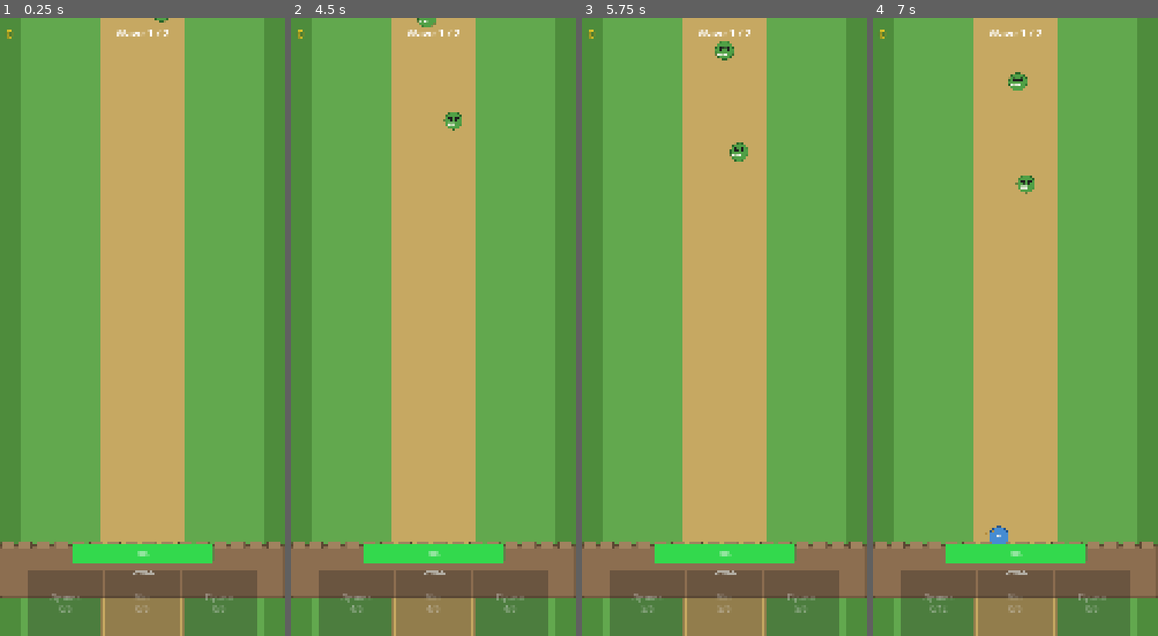
Above: before the commit, frames 1-4 (left to right).
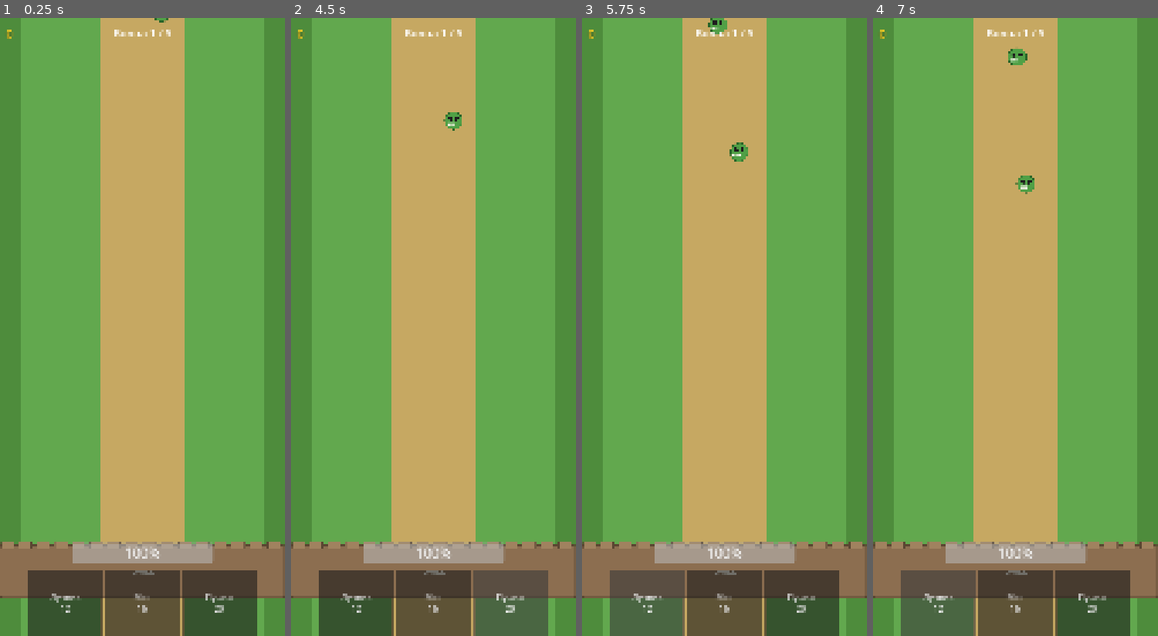
Above: after the commit, the same moments.

Repository: snowydad/MTD
Game: Godot game, scene res://src/scenes/main.tscn
Two runs of this game, one before a commit and one after it. Both use one fixed random seed, a clock stepped at 60 frames per second and the inputs below.
Inputs (mouse positions are in pixels of both pictures, inside the frame that each line leads up to):
- Up to frame 1 (0.25 s): no input
- Up to frame 2 (4.5 s): click (356, 605) at 0.5 s, where only the run after the commit has a clickable "Лучник 12"; click (433, 605) at 1.25 s, where only the run after the commit has a clickable "Маг 16"; click (510, 605) at 2 s, where only the run after the commit has a clickable "Пушка 20"; click (356, 605) at 2.75 s, where only the run after the commit has a clickable "Лучник 12"; click (433, 605) at 3.5 s, where only the run after the commit has a clickable "Маг 16"; click (510, 605) at 4.25 s, where only the run after the commit has a clickable "Пушка 20"
- Up to frame 3 (5.75 s): click (647, 605) at 5 s, where only the run after the commit has a clickable "Лучник 12"
- Up to frame 4 (7 s): click (1015, 605) at 5.75 s, where only the run after the commit has a clickable "Маг 16"; click "Лучник 6" (after the commit: "Лучник 12") at 6.5 s

The runs differ from the first frame. In frame 1, 10% of the frame differs, in the area x 9-91%, y 1-100%; in frame 2, 7.5%; in frame 3, 7.7%; in frame 4, 7.9%.
Error after the commit: Parse Error: Static function "booster_bonus()" not found in base "GameData". (res://src/scripts/main.gd:80)

Commit message:
Boosters(perks) added

Diff:
--- a/assets/data/waves.csv
+++ b/assets/data/waves.csv
@@ -1,7 +1,7 @@
 wave,name,subwave,type,delay,count,interval,spawn_x_min,spawn_x_max
 1,Wave 1,1.1,goblin,0,4,4,460,660
-1,Wave 1,1.2,goblin,19,4,4,45,1080
-1,Wave 1,1.2,orc,20,2,7,55,1050
-2,Wave 2,2.1,goblin,0,4,4,35,1100
-2,Wave 2,2.2,goblin,19,4,4,35,1100
-2,Wave 2,2.2,orc,20,2,7,35,1100
+1,Wave 1,1.2,goblin,19,4,3,55,1070
+1,Wave 1,1.3,orc,20,2,7,360,960
+2,Wave 2,2.1,goblin,0,4,4,360,960
+2,Wave 2,2.2,goblin,19,6,3,55,1070
+2,Wave 2,2.3,orc,20,3,6,55,1050
--- a/src/scenes/main.tscn
+++ b/src/scenes/main.tscn
@@ -161,4 +161,6 @@
 offset_bottom = -290.0
 grow_horizontal = 2
 grow_vertical = 0
+theme_override_colors/font_outline_color = Color(0, 0, 0, 1)
+theme_override_font_sizes/font_size = 52
 value = 100.0
--- a/src/scenes/projectiles/arrow.tscn
+++ b/src/scenes/projectiles/arrow.tscn
@@ -15,4 +15,7 @@
 texture = ExtResource("2_tex")
 
 [node name="Sprite2D" type="Sprite2D" parent="." unique_id=1231656617]
+position = Vector2(1.4305115e-06, 0)
 texture = ExtResource("3_4w1ii")
+
+[node name="Skeleton2D" type="Skeleton2D" parent="." unique_id=1572164762]
--- a/src/scripts/data/game_data.gd
+++ b/src/scripts/data/game_data.gd
@@ -1,10 +1,10 @@
 class_name GameData
 extends RefCounted
 
-## Читает CSV из assets/data/. Править таблицы, не код.
+## Читает TSV/JSON из assets/data/. Править таблицы, не код.
 
-const ENEMIES_PATH := "res://assets/data/enemies.csv"
-const ECONOMY_PATH := "res://assets/data/economy.csv"
+const ENEMIES_PATH := "res://assets/data/enemies.tsv"
+const ECONOMY_PATH := "res://assets/data/economy.tsv"
 const UNITS_PATH := "res://assets/data/units.json"
 
 static var _enemies: Dictionary = {}
@@ -41,7 +41,7 @@
 		var line := f.get_line().strip_edges()
 		if line.is_empty() or line.begins_with("#"):
 			continue
-		var c := line.split(",")
+		var c := line.split("\t")
 		if c.size() < 7:
 			continue
 		var t := c[0].strip_edges().to_lower()
@@ -69,7 +69,7 @@
 		var line := f.get_line().strip_edges()
 		if line.is_empty() or line.begins_with("#"):
 			continue
-		var c := line.split(",")
+		var c := line.split("\t")
 		if c.size() < 2:
 			continue
 		_economy[c[0].strip_edges()] = c[1].strip_edges()
@@ -168,8 +168,13 @@
 
 
 static func perk_bonus() -> float:
+	## legacy alias
+	return booster_bonus()
+
+
+static func booster_bonus() -> float:
 	_ensure()
-	return float(_economy.get("perk_bonus", "0.15"))
+	return float(_economy.get("booster_bonus", _economy.get("perk_bonus", "0.10")))
 
 
 ## устаревший алиас
--- a/src/scripts/main.gd
+++ b/src/scripts/main.gd
@@ -48,13 +48,25 @@
 var _merges_in_flight: int = 0
 var _perk_panel_open: bool = false
 
-## Множители перков (стакаются). Числа — из assets/data/economy.csv
+## Бустеры: 3 из 7, шаг за золото. Шаг — economy.tsv booster_bonus.
 var perk_cost: int = 50
 var perk_cost_step: int = 5
-var perk_bonus: float = 0.15
+var booster_bonus: float = 0.10
 var perk_damage: float = 1.0
 var perk_range: float = 1.0
 var perk_speed: float = 1.0
+var perk_accuracy: float = 1.0
+var perk_gold: float = 1.0
+## fill_rate и tower_max_hp растут на месте (export-базы * накопленные множители)
+var _energy_mult: float = 1.0
+var _hp_mult: float = 1.0
+var _base_fill_rate: float = 10.0
+var _base_tower_max_hp: float = 100.0
+## Текущие 3 предложения на панели
+var _booster_offers: Array[String] = []
+const BOOSTER_POOL: Array[String] = [
+	"range", "damage", "speed", "accuracy", "hp", "energy", "gold",
+]
 
 
 func _ready() -> void:
@@ -65,8 +77,9 @@
 	GameData.reload()
 	perk_cost = GameData.perk_cost_base()
 	perk_cost_step = GameData.perk_cost_step()
-	perk_bonus = GameData.perk_bonus()
-	_update_perk_button_labels()
+	booster_bonus = GameData.booster_bonus()
+	_base_fill_rate = fill_rate
+	_base_tower_max_hp = tower_max_hp
 
 	tower_hp = tower_max_hp
 	_setup_hp_bar()
@@ -78,9 +91,9 @@
 	btn_mage.pressed.connect(_on_spawn_pressed.bind(Unit.UnitType.MAGE))
 	btn_cannon.pressed.connect(_on_spawn_pressed.bind(Unit.UnitType.CANNON))
 
-	btn_perk_range.pressed.connect(_on_perk_chosen.bind("range"))
-	btn_perk_speed.pressed.connect(_on_perk_chosen.bind("speed"))
-	btn_perk_damage.pressed.connect(_on_perk_chosen.bind("damage"))
+	btn_perk_range.pressed.connect(_on_booster_slot.bind(0))
+	btn_perk_speed.pressed.connect(_on_booster_slot.bind(1))
+	btn_perk_damage.pressed.connect(_on_booster_slot.bind(2))
 
 	if wave_manager:
 		wave_manager.wave_started.connect(_on_wave_started)
@@ -170,7 +183,7 @@
 func _on_enemy_died(enemy: Enemy) -> void:
 	if _game_over or enemy == null:
 		return
-	gold += enemy.gold_reward
+	gold += int(round(float(enemy.gold_reward) * perk_gold))
 	_update_gold_label()
 	_try_show_perks()
 
@@ -178,13 +191,6 @@
 func _update_gold_label() -> void:
 	if gold_label:
 		gold_label.text = str(gold)
-
-
-func _update_perk_button_labels() -> void:
-	var pct := int(round(perk_bonus * 100.0))
-	btn_perk_range.text = "Range\n+%d%%\n%d" % [pct, perk_cost]
-	btn_perk_speed.text = "Speed\n+%d%%\n%d" % [pct, perk_cost]
-	btn_perk_damage.text = "Damage\n+%d%%\n%d" % [pct, perk_cost]
 
 
 func get_perk_multipliers() -> Dictionary:
@@ -192,19 +198,60 @@
 		"damage": perk_damage,
 		"range": perk_range,
 		"speed": perk_speed,
+		"accuracy": perk_accuracy,
 	}
 
 
+func _booster_title(kind: String) -> String:
+	match kind:
+		"range":
+			return "Дальность"
+		"damage":
+			return "Сила"
+		"speed":
+			return "Скорость"
+		"accuracy":
+			return "Точность"
+		"hp":
+			return "Здоровье"
+		"energy":
+			return "Энергия"
+		"gold":
+			return "Золото"
+	return kind
+
+
+func _roll_booster_offers() -> void:
+	var pool: Array[String] = BOOSTER_POOL.duplicate()
+	pool.shuffle()
+	_booster_offers = [pool[0], pool[1], pool[2]]
+
+
+func _apply_booster_labels() -> void:
+	var pct := int(round(booster_bonus * 100.0))
+	var btns: Array[Button] = [btn_perk_range, btn_perk_speed, btn_perk_damage]
+	for i in range(3):
+		var kind := _booster_offers[i] if i < _booster_offers.size() else "range"
+		btns[i].text = "%s\n+%d%%\n%d" % [_booster_title(kind), pct, perk_cost]
+
+
 func _try_show_perks() -> void:
-	## Показ только после убийства (вызов из _on_enemy_died), если хватает золота.
-	## После покупки панель не открывается сразу — ждём следующее убийство.
+	## После убийства, если хватает золота. После выбора — только со следующего килла.
 	if _game_over or _perk_panel_open:
 		return
 	if gold < perk_cost:
 		return
+	_roll_booster_offers()
+	_apply_booster_labels()
 	_perk_panel_open = true
-	_update_perk_button_labels()
 	perk_panel.visible = true
+
+
+func _on_booster_slot(slot: int) -> void:
+	if slot < 0 or slot >= _booster_offers.size():
+		_hide_perks()
+		return
+	_on_perk_chosen(_booster_offers[slot])
 
 
 func _on_perk_chosen(kind: String) -> void:
@@ -214,27 +261,43 @@
 	gold -= perk_cost
 	_update_gold_label()
 
+	var b := 1.0 + booster_bonus
 	match kind:
 		"range":
-			perk_range *= (1.0 + perk_bonus)
+			perk_range *= b
 		"speed":
-			perk_speed *= (1.0 + perk_bonus)
+			perk_speed *= b
 		"damage":
-			perk_damage *= (1.0 + perk_bonus)
-
-	# Каждый следующий перк дороже (линейно)
+			perk_damage *= b
+		"accuracy":
+			perk_accuracy *= b
+		"hp":
+			_hp_mult *= b
+			var old_max := tower_max_hp
+			tower_max_hp = _base_tower_max_hp * _hp_mult
+			# Текущий HP растёт пропорционально новому максимуму
+			if old_max > 0.0:
+				tower_hp = clampf(tower_hp / old_max * tower_max_hp, 0.0, tower_max_hp)
+			_setup_hp_bar()
+			_update_hp_bar()
+		"energy":
+			_energy_mult *= b
+			fill_rate = _base_fill_rate * _energy_mult
+		"gold":
+			perk_gold *= b
+
 	perk_cost += perk_cost_step
-	_update_perk_button_labels()
-
-	print("PERK ", kind, " → dmg=", perk_damage, " range=", perk_range, " speed=", perk_speed, " next_cost=", perk_cost)
+	print("BOOSTER ", kind, " x", b, " cost_next=", perk_cost,
+		" dmg=", perk_damage, " range=", perk_range, " spd=", perk_speed,
+		" acc=", perk_accuracy, " gold=", perk_gold, " energy=", fill_rate, " hp_max=", tower_max_hp)
 	_refresh_all_unit_stats()
 	_hide_perks()
-	# Не открываем сразу: следующее появление — после убийства врага (_on_enemy_died → _try_show_perks)
 
 
 func _hide_perks() -> void:
 	_perk_panel_open = false
 	perk_panel.visible = false
+	_booster_offers.clear()
 
 
 func _refresh_all_unit_stats() -> void:
--- a/src/scripts/projectiles/projectile.gd
+++ b/src/scripts/projectiles/projectile.gd
@@ -13,6 +13,8 @@
 @export var arc_height: float = 80.0
 @export var arc_dist_factor: float = 0.12
 @export var lead_factor: float = 0.2
+## Разброс прицела при accuracy=1 (px). Реальный = max_miss / accuracy.
+@export var max_miss_px: float = 36.0
 
 @export_group("Visual")
 @export var peak_scale: float = 1.5
@@ -29,6 +31,7 @@
 @export var stuck_embed_y: float = 12.0
 
 var damage: float = 10.0
+var accuracy: float = 1.0
 var _flying: bool = true
 var _stuck: bool = false
 var _target: Enemy = null
@@ -44,11 +47,12 @@
 @onready var sprite: Sprite2D = $Sprite2D
 
 
-func launch(from_global: Vector2, target: Enemy, dmg: float, _flight_time: float = -1.0) -> void:
+func launch(from_global: Vector2, target: Enemy, dmg: float, acc: float = 1.0, _flight_time: float = -1.0) -> void:
 	global_position = from_global
 	_from = from_global
 	_prev_pos = from_global
 	damage = dmg
+	accuracy = maxf(acc, 0.05)
 	_target = target
 	_flying = true
 	_stuck = false
@@ -86,6 +90,11 @@
 
 	var p := target.global_position
 	p.y += target.move_speed * flight_t * lead_factor
+
+	# Разброс меткости: чем выше accuracy, тем меньше miss
+	var miss := max_miss_px / accuracy
+	p.x += randf_range(-miss, miss)
+	p.y += randf_range(-miss * 0.5, miss * 0.5)
 
 	if p.y > from.y - 16.0:
 		p = Vector2(target.global_position.x, from.y - 48.0)
--- a/src/scripts/units/unit.gd
+++ b/src/scripts/units/unit.gd
@@ -19,6 +19,7 @@
 var attack_speed: float = 1.0
 var attack_range: float = 300.0
 var splash_radius: float = 0.0
+var accuracy: float = 1.0
 
 var slot_index: int = -1
 var target_global: Vector2 = Vector2.ZERO
@@ -79,6 +80,7 @@
 	attack_speed = float(base.get("attack_speed", 1.0))
 	attack_range = float(base.get("range", 300.0))
 	splash_radius = float(base.get("splash_radius", 0.0))
+	accuracy = 1.0
 
 	# Глобальные перки (с Main). setup() может вызываться до add_child → tree == null
 	var tree := get_tree()
@@ -90,6 +92,7 @@
 		damage *= float(m.get("damage", 1.0))
 		attack_range *= float(m.get("range", 1.0))
 		attack_speed *= float(m.get("speed", 1.0))
+		accuracy = float(m.get("accuracy", 1.0))
 
 
 func _apply_visual_level() -> void:
@@ -206,4 +209,4 @@
 		parent = get_tree().current_scene
 	parent.add_child(arrow)
 	var from := global_position + muzzle_offset
-	arrow.launch(from, target, damage, arrow_flight_time)
+	arrow.launch(from, target, damage, accuracy, arrow_flight_time)
--- /dev/null
+++ b/src/scripts/waves/game_data.gd
@@ -0,0 +1,177 @@
+class_name GameData
+extends RefCounted
+
+## Читает TSV/JSON из assets/data/. Править таблицы, не код.
+
+const ENEMIES_PATH := "res://assets/data/enemies.tsv"
+const ECONOMY_PATH := "res://assets/data/economy.tsv"
+const UNITS_PATH := "res://assets/data/units.json"
+
+static var _enemies: Dictionary = {}
+static var _economy: Dictionary = {}
+static var _units: Dictionary = {}  # type -> { level_str -> stats }
+static var _loaded: bool = false
+
+
+static func _ensure() -> void:
+	if _loaded:
+		return
+	_loaded = true
+	_enemies = {}
+	_economy = {}
+	_load_enemies()
+	_load_economy()
+	_load_units()
+
+
+static func reload() -> void:
+	_loaded = false
+	_ensure()
+
+
+static func _load_enemies() -> void:
+	if not FileAccess.file_exists(ENEMIES_PATH):
+		push_error("GameData: нет " + ENEMIES_PATH)
+		return
+	var f := FileAccess.open(ENEMIES_PATH, FileAccess.READ)
+	if f == null:
+		return
+	f.get_line()  # header
+	while not f.eof_reached():
+		var line := f.get_line().strip_edges()
+		if line.is_empty() or line.begins_with("#"):
+			continue
+		var c := line.split("\t")
+		if c.size() < 7:
+			continue
+		var t := c[0].strip_edges().to_lower()
+		_enemies[t] = {
+			"max_hp": float(c[1]),
+			"move_speed": float(c[2]),
+			"damage_to_wall": float(c[3]),
+			"gold_reward": int(c[4]),
+			"zigzag_amplitude": float(c[5]),
+			"zigzag_frequency": float(c[6]),
+		}
+	f.close()
+	print("GameData: enemies ", _enemies.keys())
+
+
+static func _load_economy() -> void:
+	if not FileAccess.file_exists(ECONOMY_PATH):
+		push_error("GameData: нет " + ECONOMY_PATH)
+		return
+	var f := FileAccess.open(ECONOMY_PATH, FileAccess.READ)
+	if f == null:
+		return
+	f.get_line()
+	while not f.eof_reached():
+		var line := f.get_line().strip_edges()
+		if line.is_empty() or line.begins_with("#"):
+			continue
+		var c := line.split("\t")
+		if c.size() < 2:
+			continue
+		_economy[c[0].strip_edges()] = c[1].strip_edges()
+	f.close()
+	print("GameData: economy ", _economy)
+
+
+static func enemy_stats(type: String) -> Dictionary:
+	_ensure()
+	return _enemies.get(type.to_lower(), {})
+
+
+static func gold_for(type: String) -> int:
+	var s := enemy_stats(type)
+	if s.has("gold_reward"):
+		return int(s["gold_reward"])
+	return 0
+
+
+
+static func apply_to_enemy(enemy: Enemy, type: String) -> void:
+	var s := enemy_stats(type)
+	if s.is_empty():
+		return
+	enemy.max_hp = float(s["max_hp"])
+	enemy.move_speed = float(s["move_speed"])
+	enemy.damage_to_wall = float(s["damage_to_wall"])
+	enemy.gold_reward = int(s["gold_reward"])
+	enemy.zigzag_amplitude = float(s["zigzag_amplitude"])
+	enemy.zigzag_frequency = float(s["zigzag_frequency"])
+	enemy.hp = enemy.max_hp
+
+
+
+static func _load_units() -> void:
+	_units = {}
+	if not FileAccess.file_exists(UNITS_PATH):
+		push_error("GameData: нет " + UNITS_PATH)
+		return
+	var f := FileAccess.open(UNITS_PATH, FileAccess.READ)
+	if f == null:
+		return
+	var text := f.get_as_text()
+	f.close()
+	var data = JSON.parse_string(text)
+	if typeof(data) != TYPE_DICTIONARY:
+		push_error("GameData: units.json — ожидался объект")
+		return
+	for type_key in data.keys():
+		var tname := str(type_key).to_lower()
+		var levels = data[type_key]
+		if typeof(levels) != TYPE_DICTIONARY:
+			continue
+		_units[tname] = {}
+		for lv_key in levels.keys():
+			var st = levels[lv_key]
+			if typeof(st) != TYPE_DICTIONARY:
+				continue
+			_units[tname][str(lv_key)] = {
+				"damage": float(st.get("damage", 10.0)),
+				"attack_speed": float(st.get("attack_speed", 1.0)),
+				"range": float(st.get("range", 300.0)),
+				"splash_radius": float(st.get("splash_radius", 0.0)),
+			}
+	print("GameData: units ", _units.keys())
+
+
+static func unit_stats(type: String, level: int = 1) -> Dictionary:
+	_ensure()
+	var tname := type.to_lower()
+	if not _units.has(tname):
+		return {}
+	var levels: Dictionary = _units[tname]
+	var key := str(level)
+	if levels.has(key):
+		return levels[key]
+	# fallback: nearest lower level
+	var best := 0
+	for k in levels.keys():
+		var lv := int(k)
+		if lv <= level and lv > best:
+			best = lv
+	if best > 0:
+		return levels[str(best)]
+	return {}
+
+
+static func perk_cost_base() -> int:
+	_ensure()
+	return int(_economy.get("perk_cost", "50"))
+
+
+static func perk_cost_step() -> int:
+	_ensure()
+	return int(_economy.get("perk_cost_step", "5"))
+
+
+static func perk_bonus() -> float:
+	_ensure()
+	return float(_economy.get("perk_bonus", "0.15"))
+
+
+## устаревший алиас
+static func perk_cost() -> int:
+	return perk_cost_base()
--- a/src/scripts/waves/wave_data.gd
+++ b/src/scripts/waves/wave_data.gd
@@ -1,11 +1,11 @@
 class_name WaveData
 extends RefCounted
 
-## Волны из assets/data/waves.csv
-## Колонки: wave, name, subwave, type, delay, count, interval, spawn_x_min, spawn_x_max
-## spawn_x_* — в пикселях, на всю волну (берутся из первой строки волны).
+## Волны из assets/data/waves.tsv
+## Колонки: wave, subwave, type, delay, count, interval, spawn_x_min, spawn_x_max
+## Имя в UI = "Wave {wave}".
 
-const WAVES_PATH := "res://assets/data/waves.csv"
+const WAVES_PATH := "res://assets/data/waves.tsv"
 
 static var _waves: Array = []
 static var _loaded: bool = false
@@ -29,7 +29,7 @@
 	var header_line := f.get_line().strip_edges()
 	if header_line.is_empty():
 		f.close()
-		push_error("WaveData: пустой CSV")
+		push_error("WaveData: пустой TSV")
 		return
 
 	var by_wave: Dictionary = {}
@@ -38,34 +38,29 @@
 		var line := f.get_line().strip_edges()
 		if line.is_empty() or line.begins_with("#"):
 			continue
-		var cols := _parse_csv_line(line)
-		if cols.size() < 7:
+		var cols := _parse_tsv_line(line)
+		if cols.size() < 6:
 			push_warning("WaveData: пропуск строки (мало колонок): " + line)
 			continue
 
 		var wid := int(cols[0])
-		var wname := String(cols[1])
-		var sid := String(cols[2])
-		var etype := String(cols[3]).to_lower()
-		var delay := float(cols[4])
-		var count := int(cols[5])
-		var interval := float(cols[6])
+		var sid := String(cols[1])
+		var etype := String(cols[2]).to_lower()
+		var delay := float(cols[3])
+		var count := int(cols[4])
+		var interval := float(cols[5])
 		var x_min := 35.0
 		var x_max := 1100.0
-		if cols.size() >= 9:
-			x_min = float(cols[7])
-			x_max = float(cols[8])
+		if cols.size() >= 8:
+			x_min = float(cols[6])
+			x_max = float(cols[7])
 
 		if not by_wave.has(wid):
 			by_wave[wid] = {
 				"id": wid,
-				"name": wname,
-				"spawn_x_min": x_min,
-				"spawn_x_max": x_max,
+				"name": "Wave %d" % wid,
 				"_subs": {},
 			}
-		elif wname != "" and String(by_wave[wid]["name"]) == "":
-			by_wave[wid]["name"] = wname
 
 		var subs: Dictionary = by_wave[wid]["_subs"]
 		if not subs.has(sid):
@@ -75,6 +70,8 @@
 			"delay": delay,
 			"count": count,
 			"interval": interval,
+			"spawn_x_min": x_min,
+			"spawn_x_max": x_max,
 		})
 
 	f.close()
@@ -95,17 +92,15 @@
 		_waves.append({
 			"id": int(w["id"]),
 			"name": str(w["name"]),
-			"spawn_x_min": float(w["spawn_x_min"]),
-			"spawn_x_max": float(w["spawn_x_max"]),
 			"subwaves": subwaves,
 		})
 
-	print("WaveData: CSV → волн: ", _waves.size())
+	print("WaveData: TSV → волн: ", _waves.size())
 
 
-static func _parse_csv_line(line: String) -> PackedStringArray:
+static func _parse_tsv_line(line: String) -> PackedStringArray:
 	var out: PackedStringArray = PackedStringArray()
-	for part in line.split(","):
+	for part in line.split("\t"):
 		out.append(part.strip_edges())
 	return out
 
--- a/src/scripts/waves/wave_manager.gd
+++ b/src/scripts/waves/wave_manager.gd
@@ -17,11 +17,8 @@
 @export var pause_between_waves: float = 2.0
 @export var auto_start: bool = true
 
-## spawn_x_min/max — из waves.csv на текущую волну (пиксели)
+## spawn_x_min/max — из waves.csv на каждую entry (пиксели)
 @export var spawn_y: float = -50.0
-
-var _wave_x_min: float = 35.0
-var _wave_x_max: float = 1100.0
 
 var current_wave_index: int = -1
 var _spawn_parent: Node2D
@@ -63,8 +60,6 @@
 	_spawn_done = false
 	_cleared = false
 	_entry_jobs_left = 0
-	_wave_x_min = float(wave.get("spawn_x_min", 35.0))
-	_wave_x_max = float(wave.get("spawn_x_max", 1100.0))
 
 	var wname: String = str(wave.get("name", "Wave %d" % (current_wave_index + 1)))
 	print("=== WAVE START: ", wname, " (enemies=", _planned, ") ===")
@@ -89,6 +84,8 @@
 	var count: int = int(entry.get("count", 0))
 	var interval: float = float(entry.get("interval", 1.0))
 	var etype: String = str(entry.get("type", "goblin"))
+	var x_min: float = float(entry.get("spawn_x_min", 35.0))
+	var x_max: float = float(entry.get("spawn_x_max", 1100.0))
 
 	if delay > 0.0:
 		await get_tree().create_timer(delay).timeout
@@ -99,7 +96,7 @@
 	for i in range(count):
 		if not _running:
 			break
-		_spawn_enemy(etype)
+		_spawn_enemy(etype, x_min, x_max)
 		if i < count - 1 and interval > 0.0:
 			await get_tree().create_timer(interval).timeout
 
@@ -108,7 +105,7 @@
 		_on_all_entries_finished()
 
 
-func _spawn_enemy(etype: String) -> void:
+func _spawn_enemy(etype: String, x_min: float = 35.0, x_max: float = 1100.0) -> void:
 	var scene: PackedScene = null
 	match etype:
 		"orc":
@@ -122,7 +119,7 @@
 
 	var enemy: Enemy = scene.instantiate()
 	GameData.apply_to_enemy(enemy, etype)
-	var x := randf_range(_wave_x_min, _wave_x_max)
+	var x := randf_range(x_min, x_max)
 	var pos := Vector2(x, spawn_y)
 	_spawn_parent.add_child(enemy)
 	enemy.setup(pos, target_y)
Not shown, added: assets/data/economy.tsv
Not shown, added: assets/data/enemies.tsv
Not shown, changed: assets/data/waves.csv.import
Not shown, added: assets/data/waves.tsv
Not shown, added: src/scripts/waves/game_data.gd.uid
Not shown, added: waves.tsv
